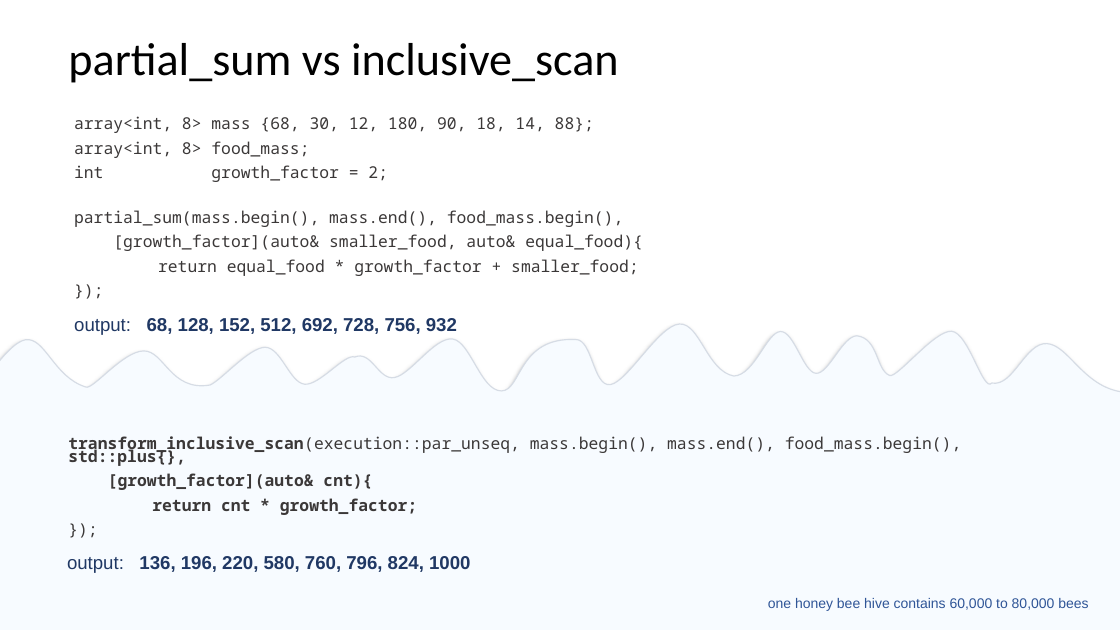
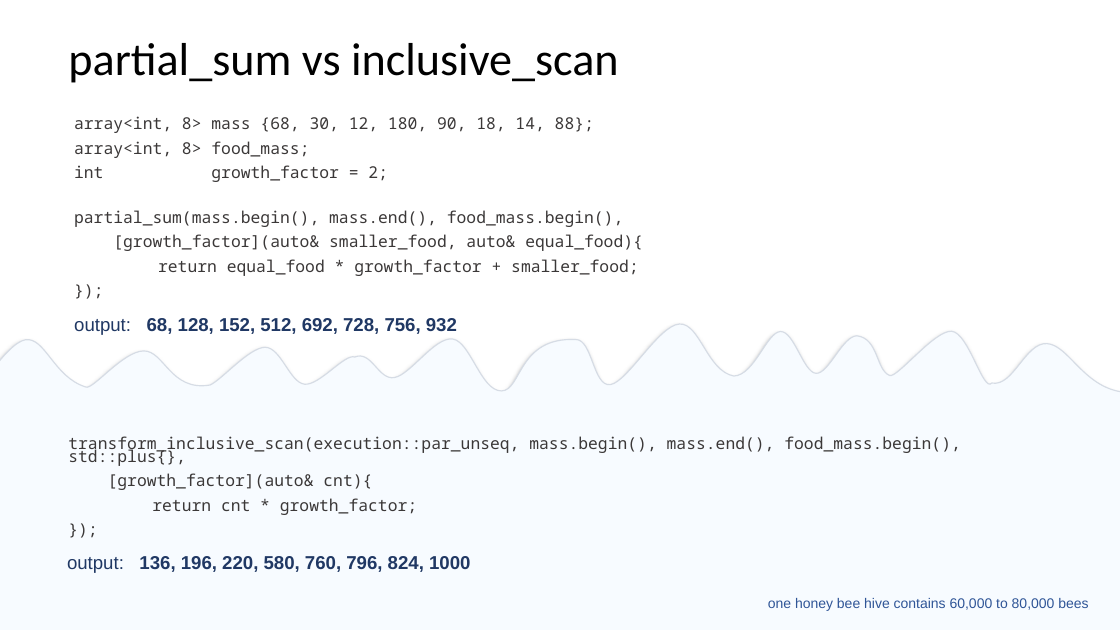
Before and after one commit to EmptySquareBubble/StoriesFromAParallelUniverse-, a slide deck: slide 29 of stories_from_a_paralel_universe.pptx. Drawn at 1120x630 pixels with LibreOffice and Linux fonts; fonts in the diff are those of the drawing. Boxes give left, top, right and bottom in pixels: in the first picture for what was removed or moved away, otherwise in the second. Text is boxed around its words. In the diff, an @@ line names an element or a change of style, - is before the commit and + after.

```diff
--- a/stories_from_a_paralel_universe.pptx
+++ b/stories_from_a_paralel_universe.pptx
@@ text at box(68, 436, 961, 515): bold off in "transform_inclusive_scan(execution::par_unseq, std::plus{},", "[growth_factor](auto& cnt){", "return cnt * growth_factor;" @@
```
Also in this commit, not shown: 5 other slides changed.
